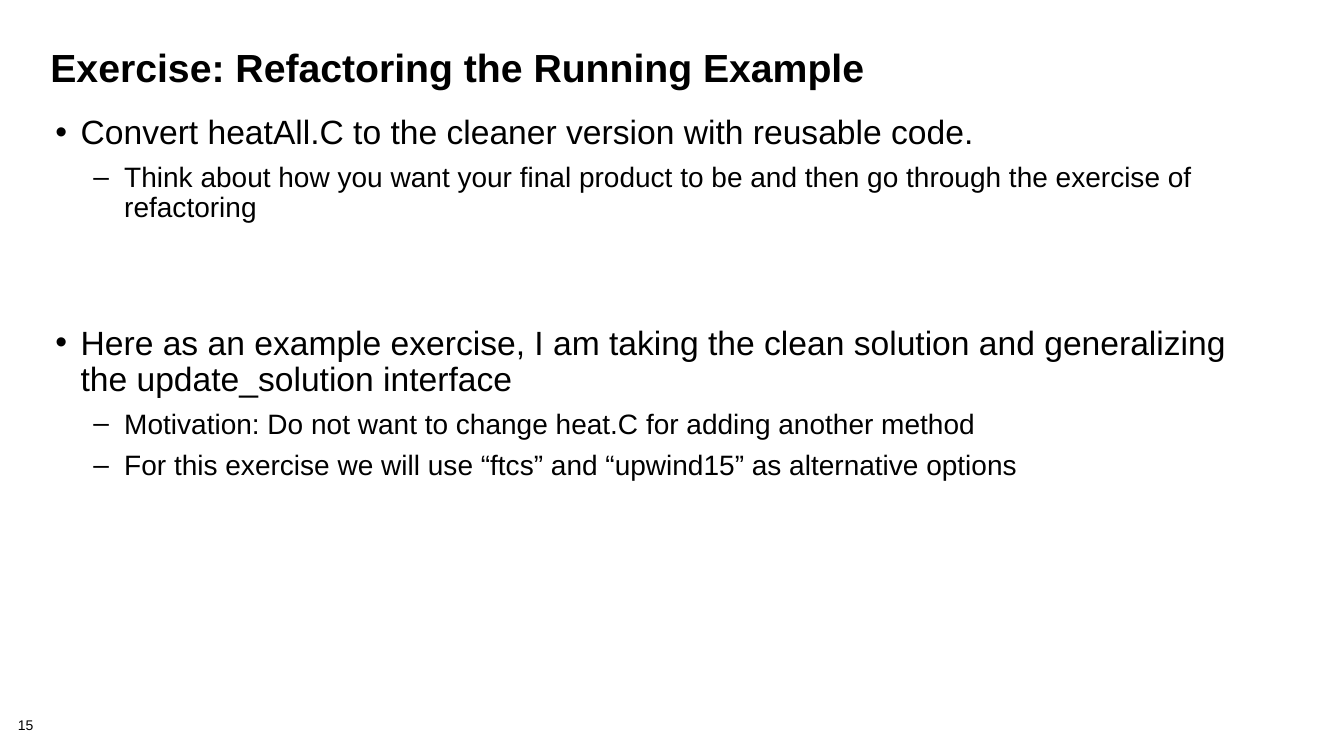
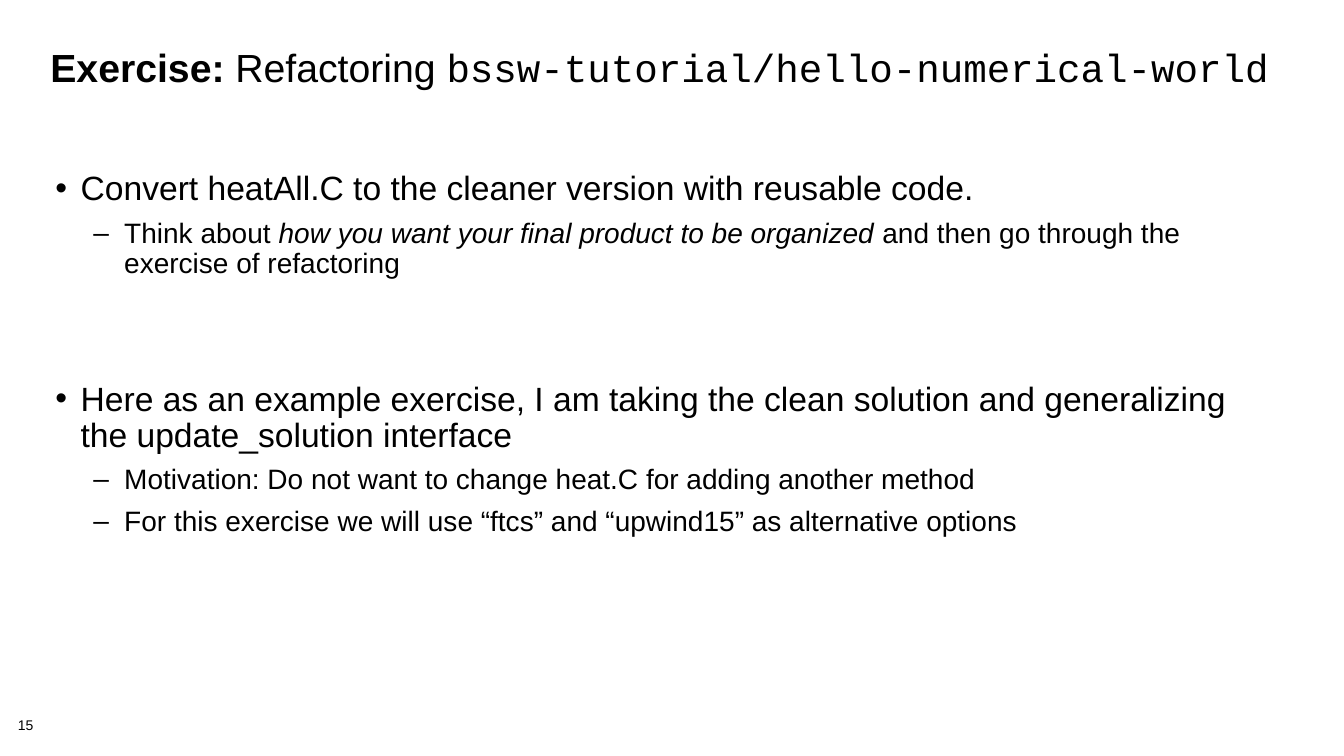
Before and after one commit to bssw-tutorial/presentations, a slide deck: slide 15 of refactoring.pptx. Drawn at 1344x756 pixels with LibreOffice and Linux fonts; fonts in the diff are those of the drawing; background and template pictures are left out. Boxes give left, top, right and bottom in pixels: in the first picture for what was removed or moved away, otherwise in the second. Text is boxed around its words. In the diff, an @@ line names an element or a change of style, - is before the commit and + after.

```diff
--- a/refactoring.pptx
+++ b/refactoring.pptx
@@ title at box(50, 53, 1269, 90): text changed; font Arial to Courier New; bold off @@
-Exercise: Refactoring the Running Example
+Exercise: Refactoring bssw-tutorial/hello-numerical-world
@@ text "Convert heatAll.C to the cleaner ...": place and size @@
-text "Convert heatAll.C to the cleaner ..." at box(81, 119, 1225, 480)
+text "Convert heatAll.C to the cleaner ..." at box(81, 175, 1225, 536)
@@ text at box(124, 222, 1180, 278): text changed @@
-  – Think about how you want your final product to be and then go through the exercise of refactoring
+  – Think about how you want your final product to be organized and then go through the exercise of refactoring
```
Also in this commit, not shown: 2 other files.
